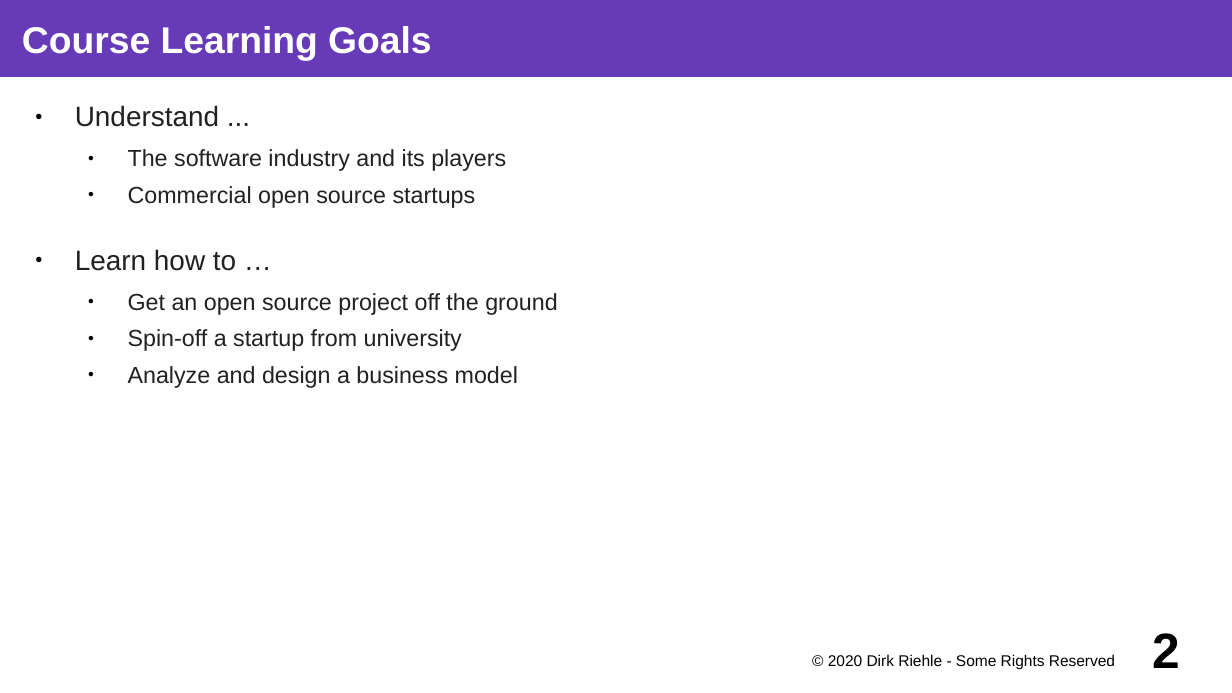
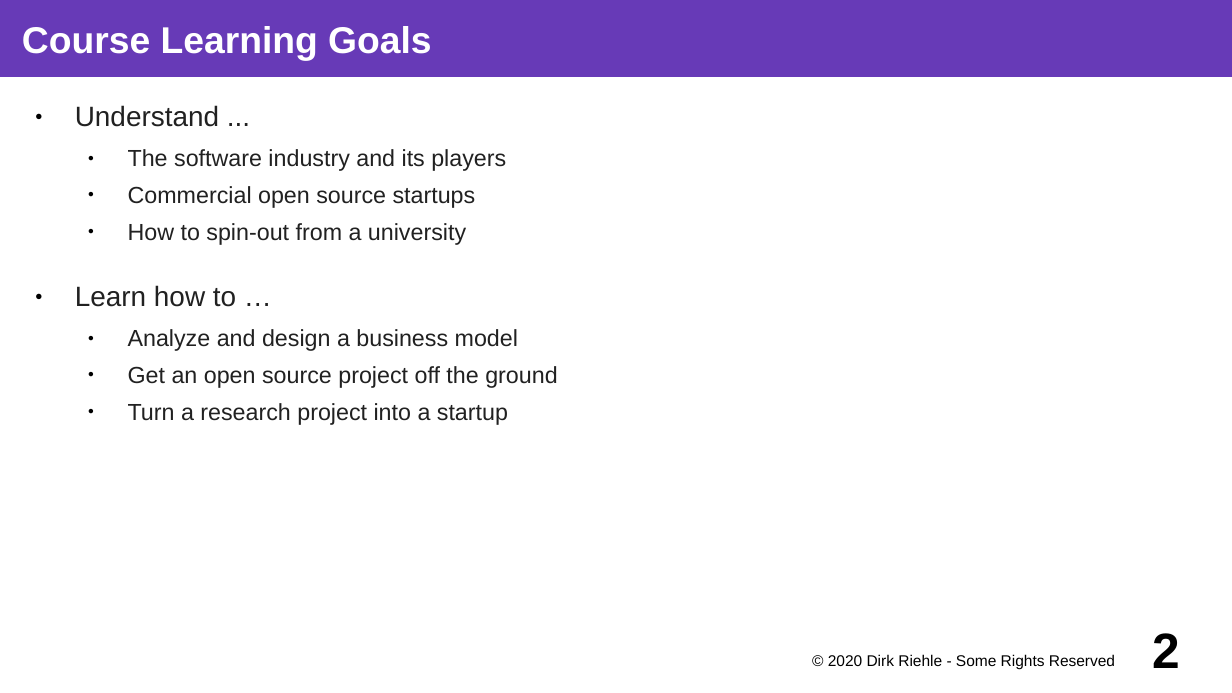
Before and after one commit to dirkriehle/coss-course, a slide deck: slide 2 of Lecture slides/COSS A01 - Course Introduction.odp. Drawn at 1232x693 pixels with LibreOffice and Linux fonts; fonts in the diff are those of the drawing. Boxes give left, top, right and bottom in pixels: in the first picture for what was removed or moved away, otherwise in the second. Text is boxed around its words. In the diff, an @@ line names an element or a change of style, - is before the commit and + after.

```diff
--- a/Lecture slides/COSS A01 - Course Introduction.odp
+++ b/Lecture slides/COSS A01 - Course Introduction.odp
@@ text at (128, 223, 466, 245): paragraph added @@
+  ● How to spin-out from a university
@@ text at (128, 329, 518, 351): paragraph added @@
+  ● Analyze and design a business model
@@ text at (128, 403, 508, 425): text changed @@
-  ● Spin-off a startup from university
-  ● Analyze and design a business model
+  ● Turn a research project into a startup
```
Also in this commit, not shown: 1 other slide changed, 1 slide added, 1 slide removed, 15 other files.
